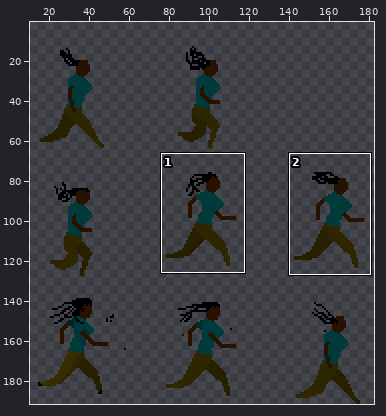
Sprite sheet, stored at gdx-game-android/assets/runninggwip.png. The first picture is a wide view before the edit; the outline marks the close-up.
Close-up. The starting point:
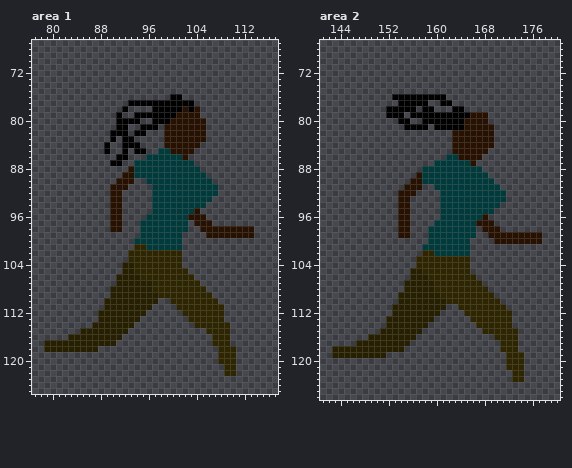
The file is 192x192 pixels. Colours within 5 levels of each other are drawn and written as one. Shown: area 1: x 77..117, y 67..125; area 2: x 141..180, y 67..126. The wide view leaves out empty margins. The commit also changed other parts of the picture, which this record leaves out.
The result:
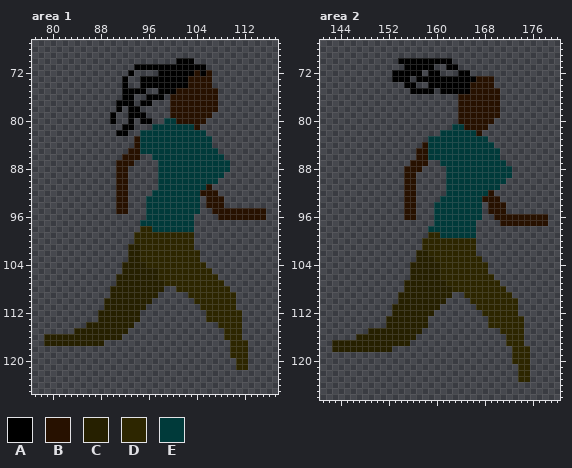
Palette (. is transparent): A #000000  B #271100  C #262000  D #2d2600  E #003a3a
What changed:
Area 1:
y 70: x 101..103 ... -> AAA
y 71: x 94..105 ............ -> AAAAAAAAAAAA
y 72: x 93 . -> A; x 98..106 ......... -> AAAAAABAB
y 73..74: x 92 . -> A; x 95..106 ............ -> AAAAAAAABBBB
y 75: x 92..95 .... -> AAAA; x 98..107 .......... -> AAABBBBBBB
y 76: x 92..93 .. -> AA; x 96..98 ... -> AAA; x 100..107 AA...... -> BBBBBBBB
y 77: x 91..92 .. -> AA; x 94 A -> .; x 97..107 AAAAAAA.... -> ...BBBBBBBB
y 78: x 91..94 .A.. -> A.AA; x 97..101 AAAAA -> ...BB; x 103 A -> B; x 105..107 ... -> BBB
y 79: x 90..91 .A -> A.; x 93 . -> A; x 96..100 AAAAA -> ....B; x 105..106 .. -> BB
y 80: x 90..92 .AA -> A..; x 94..100 A..AAAB -> .AA..EE
y 81: x 91 A -> .; x 93 . -> A; x 95..103 AAA.BBBBB -> ..EEEEEEE; x 105 B -> .
y 82: x 90 A -> .; x 94..105 AA...BBBBBBB -> .EEEEEEEEEEE
y 83: x 90 A -> .; x 92..106 AA.....BBBBBBB. -> ..BEEEEEEEEEEEE
y 84: x 89 A -> .; x 92..106 AAA....BBBBBB.. -> ..BEEEEEEEEEEEE
y 85: x 89 A -> .; x 92..97 A.AA.. -> .BBEEE; x 100..107 BBBB.... -> EEEEEEEE
y 86: x 91..94 AA.. -> .BBB; x 96 E -> .; x 102..108 B...... -> EEEEEEE
y 87: x 90..97 AA..EEEE -> .BBB....; x 104..109 ...... -> EEEEEE
y 88: x 91..97 ..BEEEE -> BB.....; x 105..109 ..... -> EEEEE
y 89: x 91 . -> B; x 93..97 BEEEE -> .....; x 106..108 ... -> EEE
y 90: x 93 B -> .; x 96..97 EE -> ..; x 107 . -> E
y 91: x 90 B -> .; x 97 E -> .; x 106..107 EE -> B.
y 92: x 90 B -> .; x 92 . -> B; x 105..107 EEE -> BBB
y 93: x 90 B -> .; x 92 . -> B; x 96 . -> E; x 105..108 EE.. -> .BBB
y 94: x 90 B -> .; x 92 . -> B; x 96 . -> E; x 105..108 E... -> .BBB
y 95: x 90 B -> .; x 92 . -> B; x 96 . -> E; x 104 B -> E; x 107..115 ......... -> BBBBBBBBB
y 96: x 90..91 BB -> ..; x 103..105 BBB -> E..; x 108..115 ........ -> BBBBBBBB
y 97: x 90..91 BB -> ..; x 103..106 .BBB -> E...
y 98: x 90..91 BB -> ..; x 95..96 EE -> DD; x 103 . -> E; x 105..113 BBBBBBBBB -> .........
y 99: x 94..103 .EEEEEEE.. -> DDDDDDDDDD; x 106..113 BBBBBBBB -> ........
y 100: x 94..103 EEEEEEEE.. -> DDDDDDDDDD
y 101: x 93..94 .D -> CC; x 96..103 EEEEEE.. -> DDDDDDDD
y 102..103: x 93..94 DD -> CC; x 102..104 ... -> DDD
y 104: x 94..95 DD -> CC; x 102..105 .... -> DDDD
y 105: x 94..97 DDDD -> CCCC; x 103..106 .... -> DDDD
y 106: x 95..97 DDD -> CCC; x 104..107 .... -> DDDD
y 107: x 97..98 DD -> CC; x 105..108 .... -> DDDD
y 108: x 97..100 DDDD -> CC..; x 106..109 .... -> DDDD
y 109: x 98..102 DDDDD -> .....; x 107..110 .... -> DDDD
y 110: x 97 C -> .; x 100..103 DDDD -> ....; x 108..110 ... -> DDD
y 111: x 96 C -> .; x 101..104 DDDD -> ....; x 109..110 .. -> DD
y 112: x 95 C -> .; x 102..105 DDDD -> ....; x 109..111 ... -> DDD
y 113: x 103..105 DDD -> ...; x 109..111 ... -> DDD
y 114: x 86 . -> C; x 104..107 DDDD -> ....; x 110..111 .. -> DD
y 115: x 84 . -> C; x 106..108 DDD -> ...; x 110..111 .. -> DD
y 116: x 79..82 .... -> CCCC; x 107..108 DD -> ..; x 110..111 .. -> DD
y 117: x 89..90 CC -> ..; x 107..112 DDD... -> ...DDD
y 118: x 79..87 CCCCCCCCC -> .........; x 108..109 DD -> ..; x 111..112 .. -> DD
y 119: x 108..109 DD -> ..; x 111..112 .. -> DD
y 120: x 108..112 DDD.. -> ...DD
y 121: x 109..112 DD.. -> ..DD
y 122: x 109..110 DD -> ..
Area 2:
y 70: x 154..162 ......... -> AAAAAAAAA
y 71: x 155..159 ..... -> AAAAA; x 162..163 .. -> AA
y 72: x 153..157 ..... -> AAAAA; x 159..160 .. -> AA; x 164..165 .. -> AA
y 73: x 153..155 ... -> AAA; x 157..169 ............. -> AAAAAAAAAABBB
y 74: x 155..156 .. -> AA; x 159..169 ........... -> AAAAAAABBBB
y 75: x 156..159 .... -> AAAA; x 161..170 .......... -> AAAAABBBBB
y 76: x 153..161 AAAAAAAAA -> .........; x 164..170 ....... -> BBBBBBB
y 77: x 154..158 AAAAA -> .....; x 161..162 AA -> ..; x 164..170 ....... -> BBBBBBB
y 78: x 152..156 AAAAA -> .....; x 158..159 AA -> ..; x 163..170 AA...... -> .BBBBBBB
y 79: x 152..154 AAA -> ...; x 156..165 AAAAAAAAAA -> ........BB; x 169..170 .. -> BB
y 80: x 154..155 AA -> ..; x 158..164 AAAAAAA -> ......B; x 169 . -> B
y 81: x 155..158 AAAA -> ....; x 160..164 AAAAA -> ...EE; x 169 B -> .
y 82: x 161..166 ..BBBB -> EEEEEE; x 168..169 BB -> ..
y 83: x 159..169 ....BBBBBBB -> EEEEEEEEEE.
y 84: x 158..169 .....BBBBBBB -> BEEEEEEEEEEE
y 85: x 157..170 ......BBBBBB.. -> BBEEEEEEEEEEEE
y 86: x 157..161 ..... -> BBEEE; x 164..170 BBBB... -> EEEEEEE
y 87: x 156..158 ... -> BBB; x 160 E -> .; x 166..171 B..... -> EEEEEE
y 88: x 155..161 ...EEEE -> BBB....; x 168..172 ..... -> EEEEE
y 89: x 155..161 ..BEEEE -> BB.....; x 169..172 .... -> EEEE
y 90: x 155 . -> B; x 157..161 BEEEE -> .....; x 170..171 .. -> EE
y 91: x 157 B -> .; x 160..161 EE -> ..
y 92: x 154 B -> .; x 161 E -> .; x 169..171 EEE -> B..
y 93: x 154 B -> .; x 156 . -> B; x 168..171 EEEE -> BBB.
y 94: x 154 B -> .; x 156 . -> B; x 160 . -> E; x 168..171 EEE. -> .BBB
y 95: x 154 B -> .; x 156 . -> B; x 160 . -> E; x 168..171 EE.. -> .BBB
y 96: x 154 B -> .; x 156 . -> B; x 160 . -> E; x 168 B -> .; x 170..178 ......... -> BBBBBBBBB
y 97: x 154..155 BB -> ..; x 167..169 BBB -> ...; x 171..178 ........ -> BBBBBBBB
y 98: x 154..155 BB -> ..; x 168..170 BBB -> ...
y 99: x 154..155 BB -> ..; x 159..160 EE -> DD; x 169..177 BBBBBBBBB -> .........
y 100: x 158..166 .EEEEEEE. -> DDDDDDDDD; x 170..177 BBBBBBBB -> ........
y 101: x 158..166 EEEEEEEE. -> DDDDDDDDD
y 102: x 157..158 .D -> CC; x 160..166 EEEEEE. -> DDDDDDD
y 103: x 157..159 DDD -> CCC; x 166..167 .. -> DD
y 104: x 156..160 .DDDD -> CCCCC; x 166..168 ... -> DDD
y 105: x 158..160 DDD -> CCC; x 166..168 ... -> DDD
y 106: x 159..160 DD -> CC; x 167..169 ... -> DDD
y 107: x 160..161 DD -> CC; x 168..170 ... -> DDD
y 108: x 160..162 DDD -> CCC; x 169..171 ... -> DDD
y 109: x 161..164 DDDD -> CC..; x 170..172 ... -> DDD
y 110: x 162..165 DDDD -> ....; x 171..173 ... -> DDD
y 111: x 161 C -> .; x 164..166 DDD -> ...; x 172..173 .. -> DD
y 112: x 160 C -> .; x 165..167 DDD -> ...; x 173 . -> D
y 113: x 159 C -> .; x 166..168 DDD -> ...; x 173..174 .. -> DD
y 114: x 167..168 DD -> ..; x 173..174 .. -> DD
y 115: x 149..150 .. -> CC; x 168..170 DDD -> ...; x 174 . -> D
y 116: x 147..148 .. -> CC; x 170..171 DD -> ..; x 174 . -> D
y 117: x 143..146 .... -> CCCC; x 171 D -> .; x 174 . -> D
y 118: x 153..154 CC -> ..; x 171..172 DD -> ..; x 174..175 .. -> DD
y 119: x 143..151 CCCCCCCCC -> .........; x 172 D -> .; x 175 . -> D
y 120: x 172 D -> .; x 175 . -> D
y 121: x 172..173 DD -> ..; x 175 . -> D
y 122..123: x 173 D -> .; x 175 . -> D
